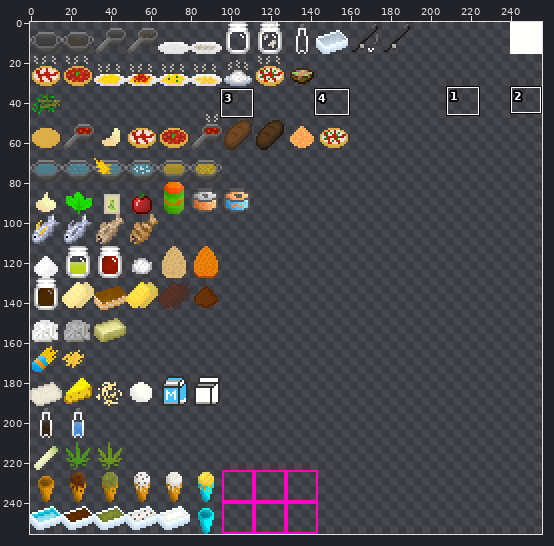
One commit to this sprite sheet: com/rgbcraft/gastronomod/textures/items.png. The picture above shows the old version from afar; the outline marks the close-up.
Close-up. As it was:
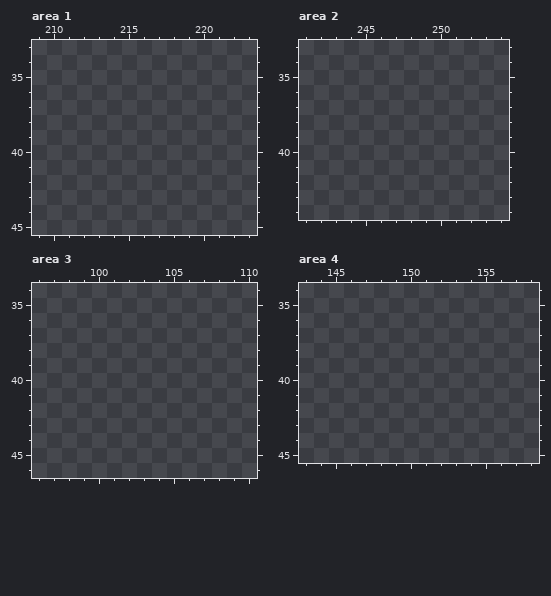
The file is 256x256 pixels. Pixels under 10% opacity are left out. Colours within 5 levels of each other are drawn and written as one. Shown: area 1: x 209..223, y 33..45; area 2: x 241..254, y 33..44; area 3: x 96..110, y 34..46; area 4: x 143..158, y 34..45. The commit also changed other parts of the picture, which this record leaves out.
Palette (. is transparent): 
And afterwards:
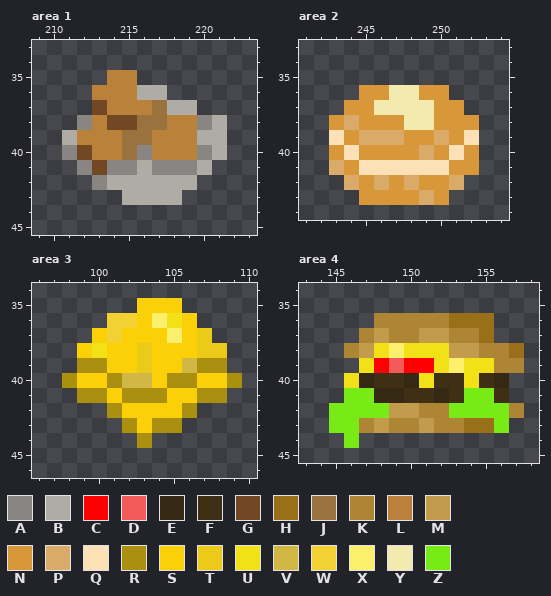
Colours new in this view: A #888582  B #afaba5  C #ff0000  D #f45a5a  E #352914  F #3e2f15  G #724824  H #9a6f19  J #9a723e  K #ad8534  L #b98139  M #c29b4c  N #d89839  P #daaa68  Q #fce0b6  R #ab8f0e  S #fcd006  T #ecca1a  U #f1e116  V #d1b743  W #f3d133  X #fbef6c  Y #f3eab0  Z #78ea16
Change:
Changed rows in their new state; - is an unchanged pixel.
Area 1:
first column x 211:
35 ---LL------
36 --LLLBB----
37 --GLLLJBB--
38 -ALGGJJLLAB
39 BLLLJJLLLBB
40 AGLLJALLLAB
41 -AGAABAAAB-
42 --ABBBBBB--
43 ----BBBB---
Area 2:
first column x 243:
36 --NNYYNN--
37 -NNYYYYNN-
38 NPNNNYYNNN
39 QNPPPNNPNQ
40 NQNNNNPNQN
41 PNQQQQQQNN
42 -PNPNPNNP-
43 --NNNNPN--
Area 3:
first column x 98:
35 -----SSS----
36 ---WWSXUS---
37 --SWSSSXST--
38 -SUSSTSSSTT-
39 -RRSSTSSVRR-
40 RSSRVVSRRSSR
41 -RRSRRRSSRR-
42 ---RSSSSR---
43 ----RSRR----
44 -----R------
Area 4:
first column x 145:
36 ---KKKKKHHH--
37 --KMKKMMKKH--
38 -KMUXUUUMMKKH
39 --UCDCCUXUUKK
40 -UEFFEUFFUFE-
41 -ZZEEFFEFZZF-
42 ZZZZMMKKZZZZK
43 ZZKMKKMKKHHZ-
44 -Z-----------
